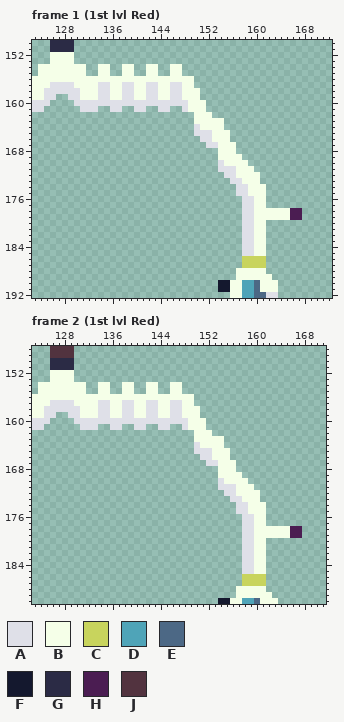
File history of a pixel-art file, Static/Tiles/Health Table.aseprite. Above: the version before the commit.
256x256 pixels, 30 frames. Shown: frame 1 (1st lvl Red): x 123..172, y 150..192; frame 2 (1st lvl Red): x 123..171, y 148..190. The commit also changed other frames or places, which this record leaves out.
Visible layers, top first: "Flattened", "Table".
Palette (. is transparent): A #dfe0e8  B #f5ffe8  C #c8d45d  D #4fa4b8  E #4c6885  F #14182e  G #2b2b45  H #4b1d52  J #52333f
Pixels before, frame 1 (1st lvl Red), first column x 123:
150 ...GGGG......................................
151 ...GGGG......................................
152 ...BBBB......................................
153 ...BBBB......................................
154 .BBBBBBBB..BB..BB..BB..BB....................
155 .BBBBBBBB..BB..BB..BB..BB....................
156 BBBBBBBBBBBBBBBBBBBBBBBBBBB..................
157 BBBAAAABBBBAABBAABBAABBAABB..................
158 BBAAAAAABBBAABBAABBAABBAABBB.................
159 BBAA..AABBBAABBAABBAABBAABBB.................
160 AAA....AAAAAAAAAAAAAAAAAAABBB................
161 AA......AAA..AA..AA..AA..ABBB................
162 ...........................BBB...............
163 ...........................BBBBB.............
164 ...........................ABBBB.............
165 ...........................AAABBB............
166 ............................AABBB............
167 .............................AABBB...........
168 ...............................BBB...........
169 ...............................BBBB..........
170 ...............................ABBBB.........
171 ...............................AAABBB........
172 ................................AABBBB.......
173 .................................AABBB.......
174 ..................................AABBB......
175 ..................................AABBB......
176 ...................................AABB......
177 ...................................AABB......
178 ...................................AABBBBBBHH
179 ...................................AABBBBBBHH
180 ...................................AABB......
181 ...................................AABB......
182 ...................................AABB......
183 ...................................AABB......
184 ...................................AABB......
185 ...................................AABB......
186 ...................................CCCC......
187 ...................................CCCC......
188 ..................................BBBBB......
189 ..................................BBBBBB.....
190 ...............................FFBBDDEBBB....
191 ...............................FFBBDDEBBB....
192 .................................BBDDEEAA....
Pixels before, frame 2 (1st lvl Red), first column x 123:
148 ...JJJJ......................................
149 ...JJJJ......................................
150 ...GGGG......................................
151 ...GGGG......................................
152 ...BBBB......................................
153 ...BBBB......................................
154 .BBBBBBBB..BB..BB..BB..BB....................
155 .BBBBBBBB..BB..BB..BB..BB....................
156 BBBBBBBBBBBBBBBBBBBBBBBBBBB..................
157 BBBAAAABBBBAABBAABBAABBAABB..................
158 BBAAAAAABBBAABBAABBAABBAABBB.................
159 BBAA..AABBBAABBAABBAABBAABBB.................
160 AAA....AAAAAAAAAAAAAAAAAAABBB................
161 AA......AAA..AA..AA..AA..ABBB................
162 ...........................BBB...............
163 ...........................BBBBB.............
164 ...........................ABBBB.............
165 ...........................AAABBB............
166 ............................AABBB............
167 .............................AABBB...........
168 ...............................BBB...........
169 ...............................BBBB..........
170 ...............................ABBBB.........
171 ...............................AAABBB........
172 ................................AABBBB.......
173 .................................AABBB.......
174 ..................................AABBB......
175 ..................................AABBB......
176 ...................................AABB......
177 ...................................AABB......
178 ...................................AABBBBBBHH
179 ...................................AABBBBBBHH
180 ...................................AABB......
181 ...................................AABB......
182 ...................................AABB......
183 ...................................AABB......
184 ...................................AABB......
185 ...................................AABB......
186 ...................................CCCC......
187 ...................................CCCC......
188 ..................................BBBBB......
189 ..................................BBBBBB.....
190 ...............................FFBBDDEBBB....
The result:
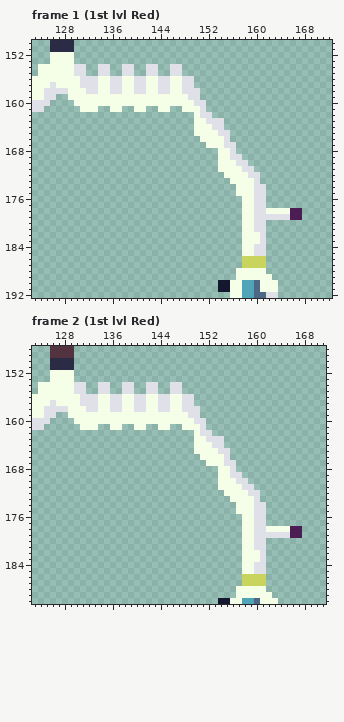
From the commit log: Table 60 frames Alles behalve de vlam
Difference:
Frame 1 (1st lvl Red), layer "Flattened":
Colour B gives way to colour A in rows 154 to 155 at x 130 to 131, 134 to 135, 138 to 139, 142 to 143 and 146 to 147; in rows 156 to 157 at x 131 to 133, 136 to 137, 140 to 141, 144 to 145 and 148 to 149; in row 158 at x 132 to 133, 136 to 137, 140 to 141, 144 to 145 and 148 to 150; in row 159 at x 149 to 150; in row 160 at x 150 to 151; in row 161 at x 151.
Colour B gives way to colour A in row 162 at x 151 to 152; in row 163 at x 152 to 154; in row 164 at x 153 to 154; in row 165 at x 154 to 155; in row 166 at x 155; in row 167 at x 155 to 156.
Colour B gives way to colour A in row 168 at x 156; in row 169 at x 156 to 157; in row 170 at x 157 to 158; in row 171 at x 158 to 159; in row 172 at x 159 to 160; in row 173 at x 160.
Colour B gives way to colour A in rows 174 to 178 at x 160 to 161; in row 179 at x 160 to 165; in rows 180 to 181 at x 160 to 161; in rows 182 to 183 at x 161; in rows 184 to 185 at x 160 to 161.
Colour A gives way to colour B in row 157 at x 127 to 129, 134 to 135, 138 to 139, 142 to 143 and 146 to 147; in rows 158 to 159 at x 129 to 130, 134 to 135, 138 to 139, 142 to 143 and 146 to 147; in row 160 at x 130 to 148; in row 161 at x 131 to 133, 136 to 137, 140 to 141, 144 to 145 and 148; in row 164 at x 150; in row 165 at x 150 to 152.
Colour A gives way to colour B in row 166 at x 151 to 152; in row 167 at x 152 to 153; in row 170 at x 154; in row 171 at x 154 to 156; in row 172 at x 155 to 156; in row 173 at x 156 to 157.
Colour A gives way to colour B in rows 174 to 175 at x 157 to 158; in rows 176 to 185 at x 158 to 159.
Frame 2 (1st lvl Red), layer "Flattened": the same change as frame 1 (1st lvl Red)
Where, in picture pixels (left, top, right, bottom), the same in both pictures:
changed: (56, 64, 290, 256)
changed: (56, 382, 290, 574)
